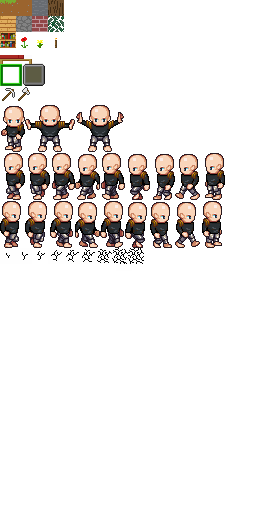
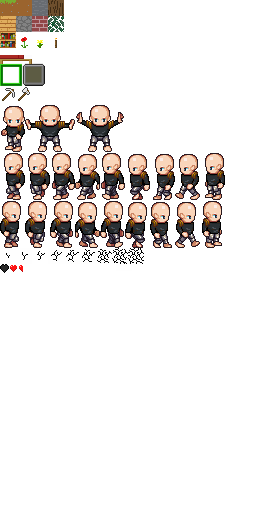
The second w=256, h=512 image is a revision of the first. Changes to its layers:
added layer "heart" in group "Layer Group" over [10, 265, 17, 272]
added layer "half_heart" in group "Layer Group" over [19, 265, 23, 272]
added layer "black_heart" in group "Layer Group" over [0, 264, 9, 273]
